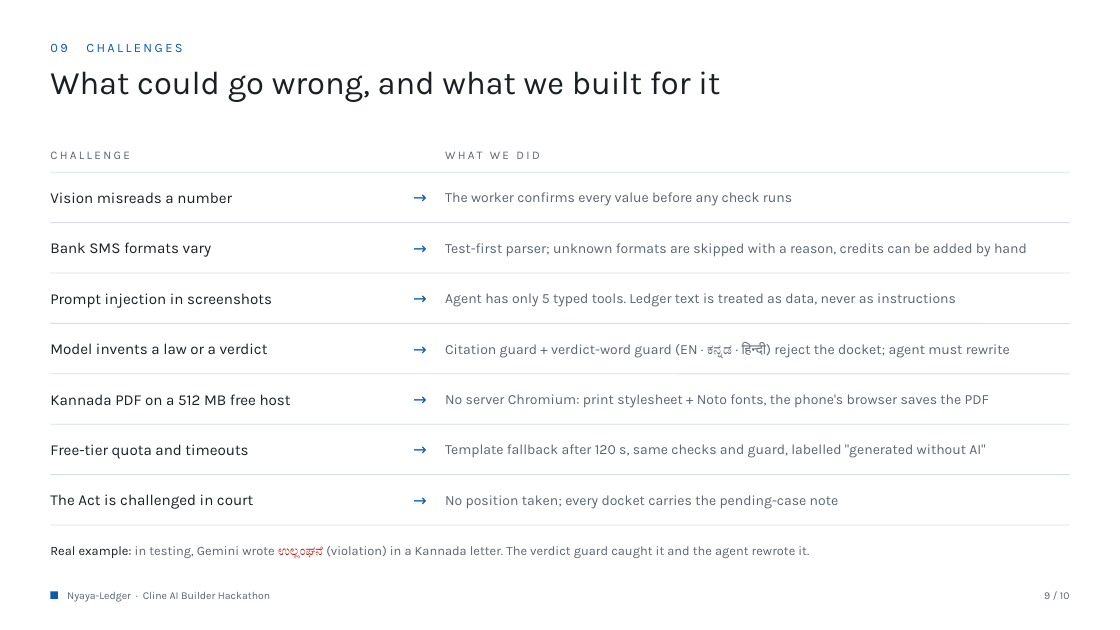
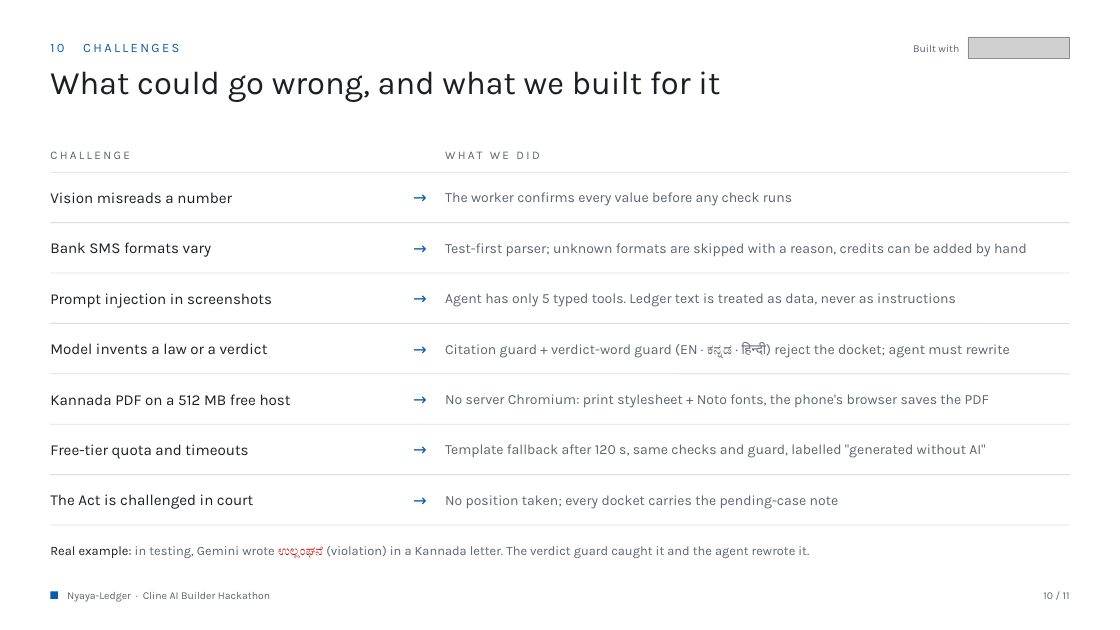
Before and after one commit to devanshjangid2005/nyaya-ledger, a slide deck: slide 10 of docs/Nyaya-Ledger.pptx (slide 9 before the commit). Drawn at 1120x630 pixels with LibreOffice and Linux fonts; fonts in the diff are those of the drawing; grey boxes stand for pictures. Boxes give left, top, right and bottom in pixels: in the first picture for what was removed or moved away, otherwise in the second. Text is boxed around its words. In the diff, an @@ line names an element or a change of style, - is before the commit and + after.

```diff
--- a/docs/Nyaya-Ledger.pptx
+++ b/docs/Nyaya-Ledger.pptx
@@ text at [50, 43, 179, 52]: text changed @@
-09 CHALLENGES
+10 CHALLENGES
@@ text added at [913, 45, 959, 52], 9 pt, text #5B6470 @@
+Built with
@@ picture added at [968, 37, 1070, 59] @@
@@ text at [1043, 592, 1070, 599]: text changed @@
-9 / 10
+10 / 11
```
Also in this commit, not shown: 9 other slides changed, 1 slide added, 17 other files.
